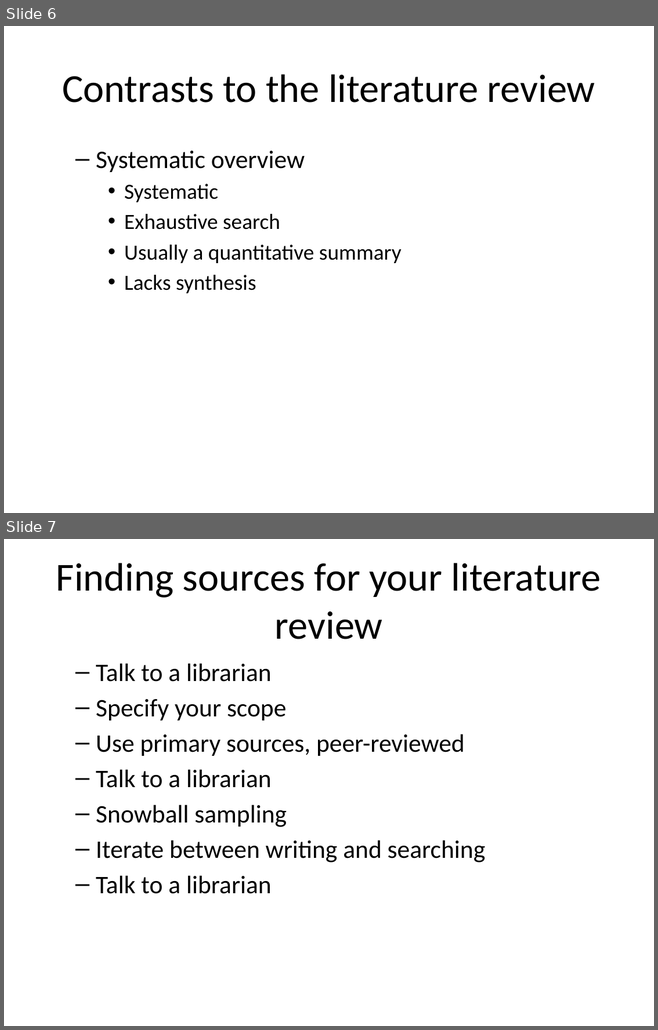
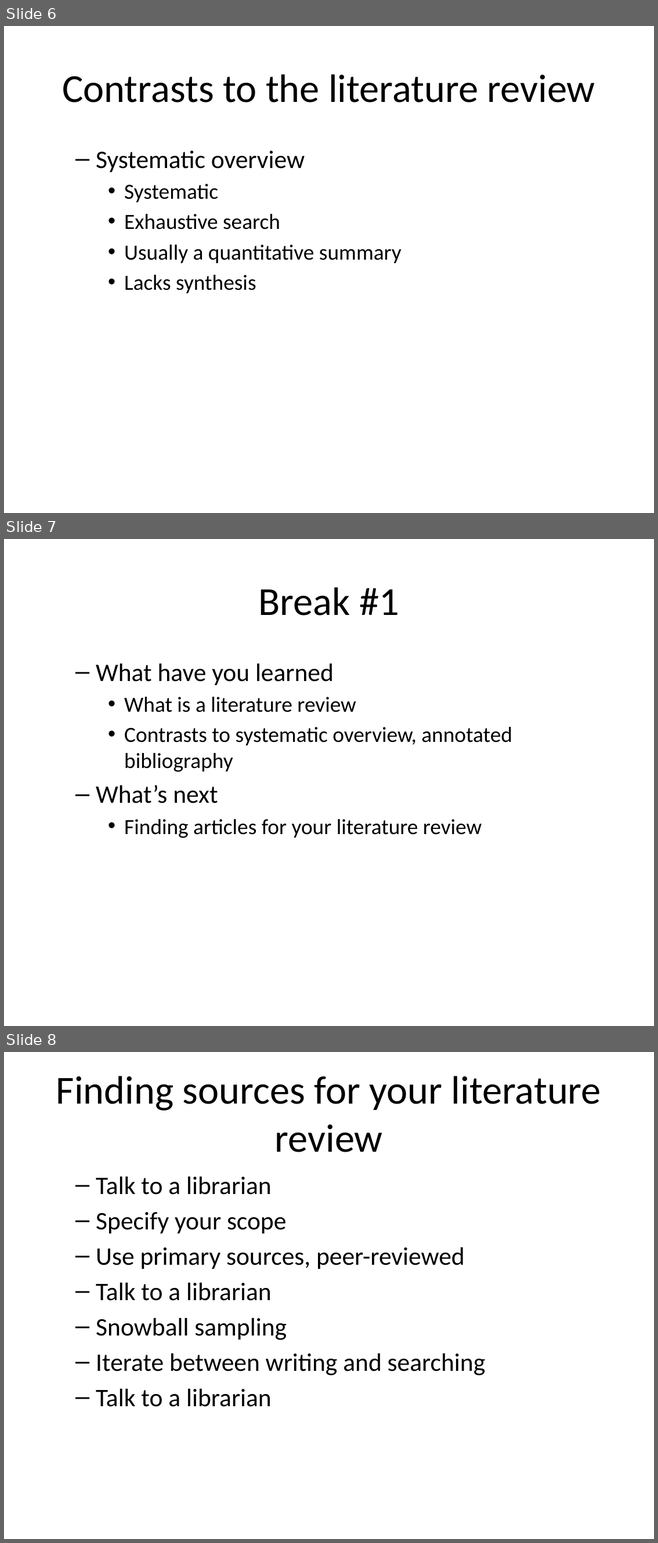
Before and after one commit to pmean/classes, a slide deck: clinical-research-methodology/results/video03-literature-review.pptx. Shown one above the other, each under a label of ours: slides 6 and 7 before the commit, slides 6, 7 and 8 after it. The pictures are 658x1030 and 658x1543 pixels, drawn with LibreOffice and Linux fonts; fonts in the diff are those of the drawing. Boxes give left, top, right and bottom in pixels: in the first picture for what was removed or moved away, otherwise in the second. Text is boxed around its words. In the diff, an @@ line names an element or a change of style, - is before the commit and + after.

```diff
--- a/clinical-research-methodology/results/video03-literature-review.pptx
+++ b/clinical-research-methodology/results/video03-literature-review.pptx
@@ slide 7 added at <box>4,539,654,1026</box>, background #FFFFFF @@
@@ title added at <box>259,587,399,616</box>, 44 pt, text #000000 @@
+Break #1
@@ text added at <box>96,663,512,838</box>, 24 pt, text #000000 @@
+  – What have you learned
+    • What is a literature review
+    • Contrasts to systematic overview, annotated bibliography
+  – What’s next
+    • Finding articles for your literature review
@@ what was slide 7 is now slide 8 @@
```
Also in this commit, not shown: 2 other slides added, 3 other files.
